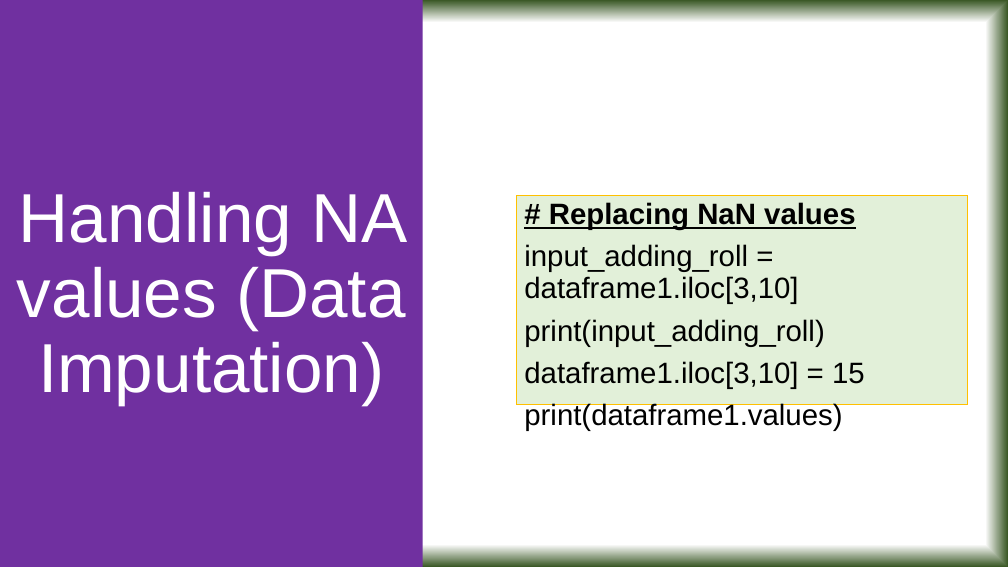
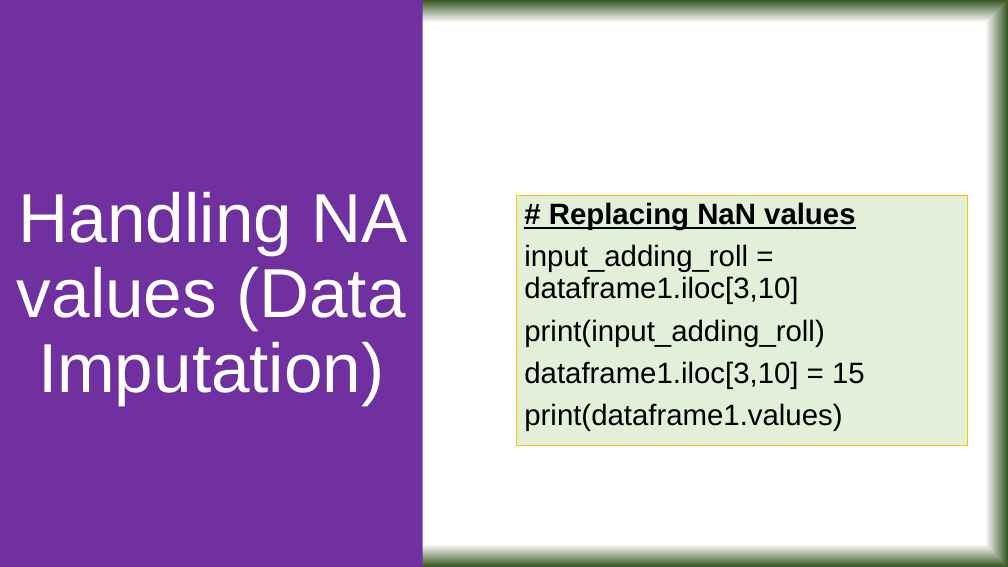
Before and after one commit to tanmoyie/Applied-Statistics, a slide deck: slide 17 of Projects & Dataset/Presentation on Python projects in Applied Statistics.pptx. Drawn at 1008x567 pixels with LibreOffice and Linux fonts; fonts in the diff are those of the drawing. Boxes give left, top, right and bottom in pixels: in the first picture for what was removed or moved away, otherwise in the second. Text is boxed around its words. In the diff, an @@ line names an element or a change of style, - is before the commit and + after.

```diff
--- a/Projects & Dataset/Presentation on Python projects in Applied Statistics.pptx
+++ b/Projects & Dataset/Presentation on Python projects in Applied Statistics.pptx
@@ text "# Replacing NaN values": place and size @@
-text "# Replacing NaN values" at [517,196,968,405]
+text "# Replacing NaN values" at [517,196,968,446]
```
Also in this commit, not shown: 3 other files.
